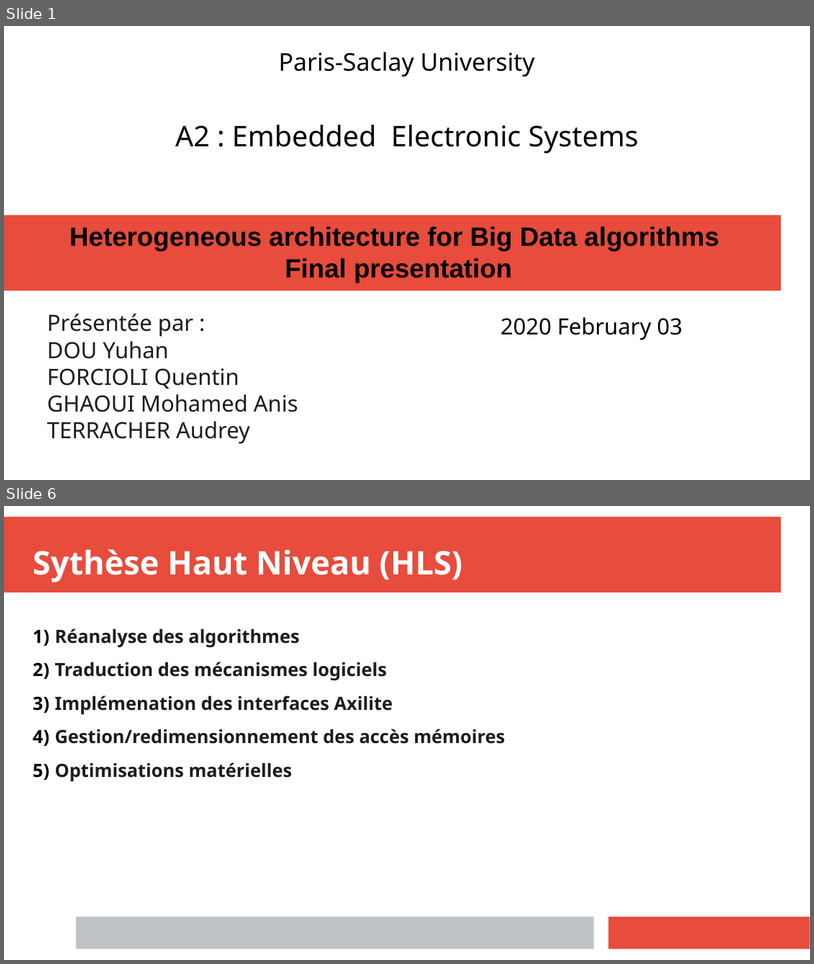
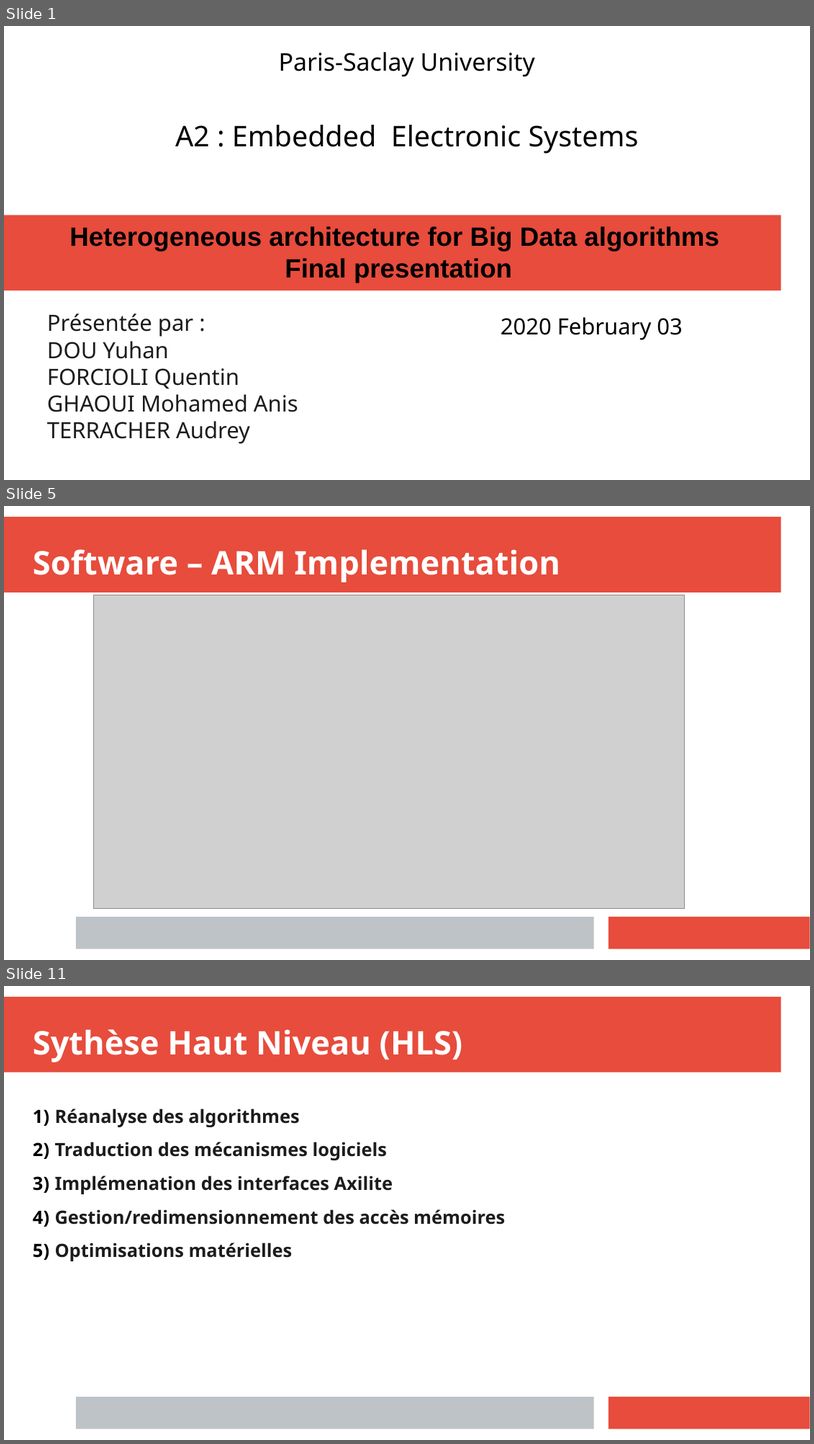
Before and after one commit to anisghaoui/A2, a slide deck: presentation_finale/prensent_A2_ghaoui.pptx. Shown one above the other, each under a label of ours: slides 1 and 6 before the commit, slides 1, 5 and 11 after it; the slides between them are not shown. The pictures are 814x964 and 814x1444 pixels, drawn with LibreOffice and Linux fonts; fonts in the diff are those of the drawing; grey boxes stand for pictures. Boxes give left, top, right and bottom in pixels: in the first picture for what was removed or moved away, otherwise in the second. Text is boxed around its words. In the diff, an @@ line names an element or a change of style, - is before the commit and + after.

```diff
--- a/presentation_finale/prensent_A2_ghaoui.pptx
+++ b/presentation_finale/prensent_A2_ghaoui.pptx
@@ slide 5 added at (4,506,810,960), background #FFFFFF; not listed: 3 template elements that a slide beside it also shows @@
@@ text added at (33,549,561,582), 32 pt, text #FFFFFF, bold @@
+Software – ARM Implementation
@@ picture added at (93,595,685,908) @@
@@ what was slide 6 is now slide 11 @@
```
Also in this commit, not shown: 1 slide changed, 7 other slides added, 3 slides removed, 14 other files.
